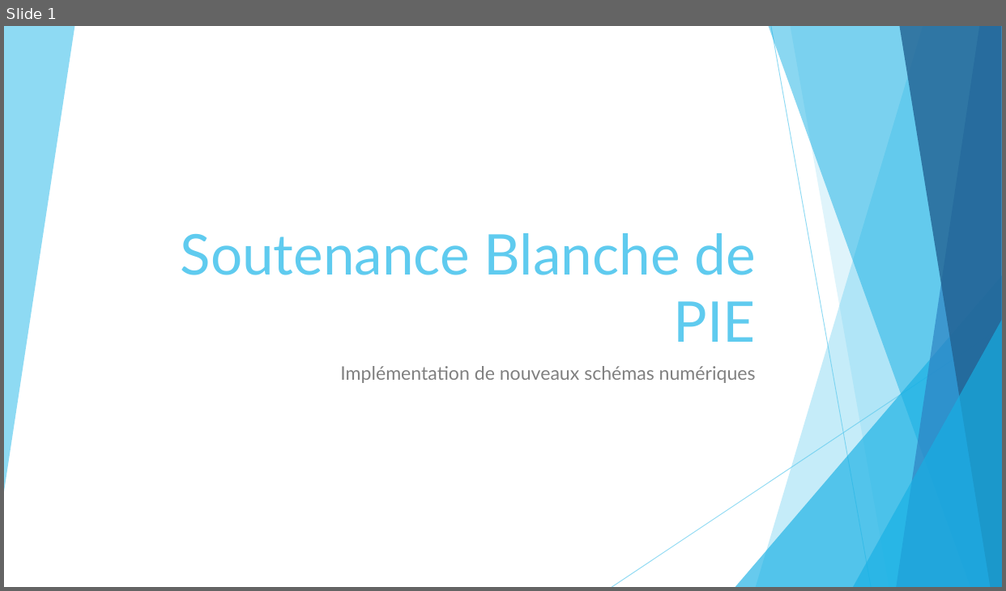
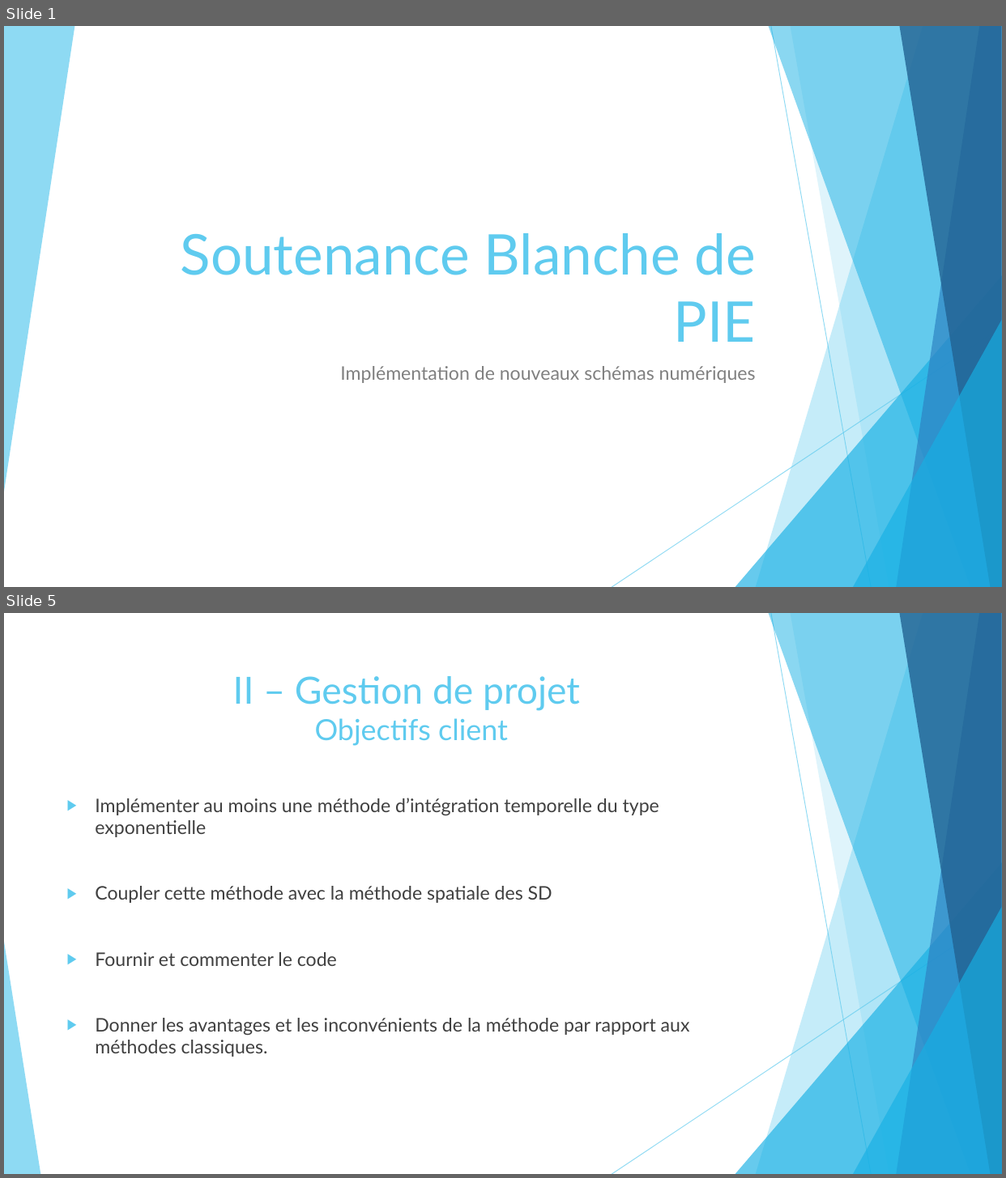
Before and after one commit to pierreXVI/PIE, a slide deck: oral_presentation/Oral_presentation_12_02_2019.pptx. Shown one above the other, each under a label of ours: slide 1 before the commit, slides 1 and 5 after it; the slides between them are not shown. The pictures are 1006x591 and 1006x1178 pixels, drawn with LibreOffice and Linux fonts; fonts in the diff are those of the drawing. Boxes give left, top, right and bottom in pixels: in the first picture for what was removed or moved away, otherwise in the second. Text is boxed around its words. In the diff, an @@ line names an element or a change of style, - is before the commit and + after.

```diff
--- a/oral_presentation/Oral_presentation_12_02_2019.pptx
+++ b/oral_presentation/Oral_presentation_12_02_2019.pptx
@@ slide 5 added at [4,613,1002,1174], background #FFFFFF; not listed: 9 template elements that a slide beside it also shows @@
@@ title added at [233,676,580,746], 36 pt, text #5FCBEF @@
+II – Gestion de projet
+Objectifs client
@@ text added at [95,798,690,1057], 18 pt, text #404040 @@
+▶ Implémenter au moins une méthode d’intégration temporelle du type exponentielle
+▶ Coupler cette méthode avec la méthode spatiale des SD
+▶ Fournir et commenter le code
+▶ Donner les avantages et les inconvénients de la méthode par rapport aux méthodes classiques.
@@ triangle added at [4,942,40,1174], fill #5FCBEF at 70% opacity @@
```
Also in this commit, not shown: 2 slides changed, 16 other slides added, 3 other files.
